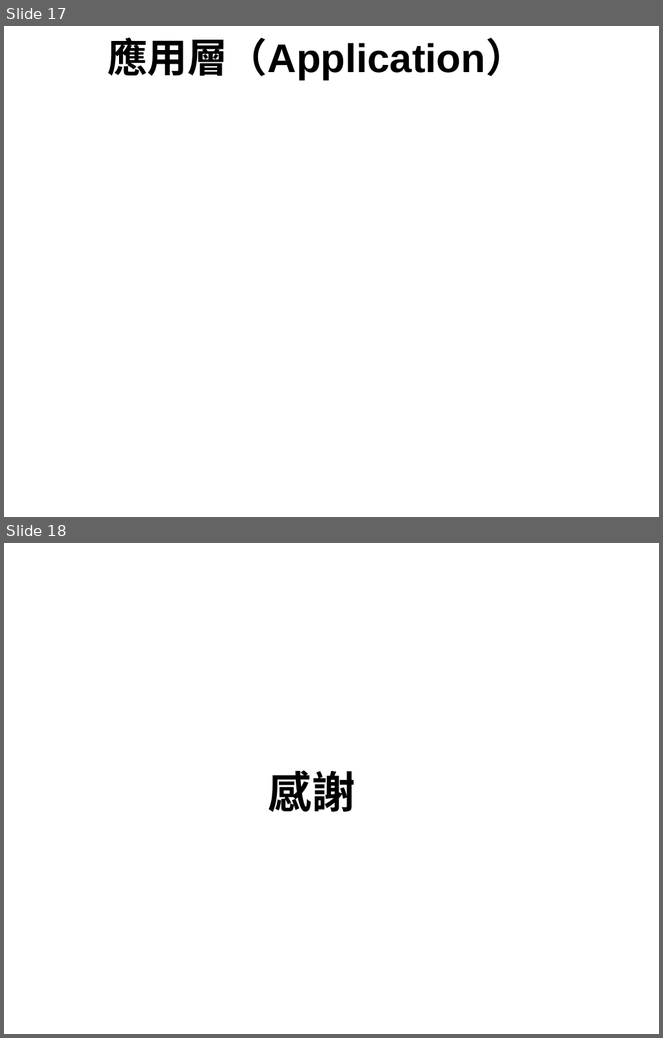
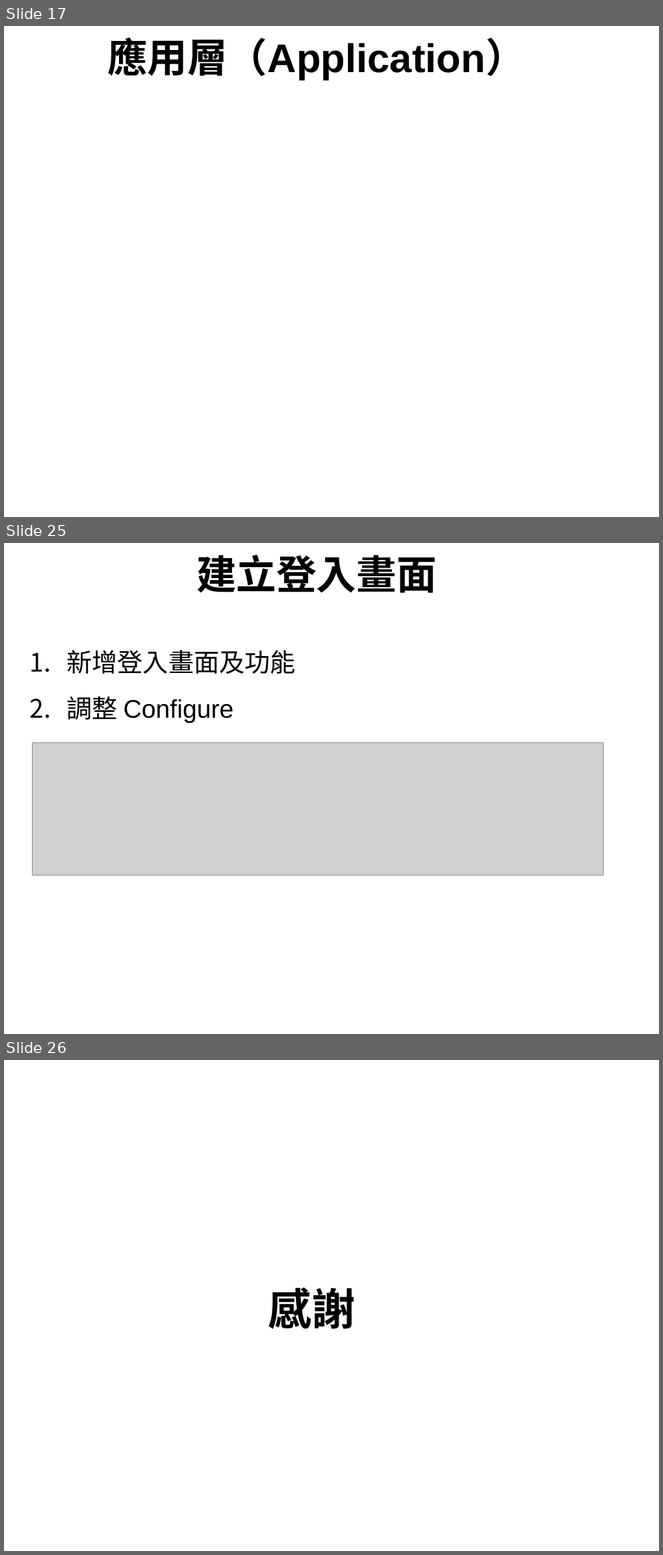
Before and after one commit to Sean2416/MarkDown, a slide deck: ABP.ppt. Shown one above the other, each under a label of ours: slides 17 and 18 before the commit, slides 17, 25 and 26 after it; the slides between them are not shown. The pictures are 663x1038 and 663x1555 pixels, drawn with LibreOffice and Linux fonts; fonts in the diff are those of the drawing; grey boxes stand for pictures; background and template pictures are left out. Boxes give left, top, right and bottom in pixels: in the first picture for what was removed or moved away, otherwise in the second. Text is boxed around its words. In the diff, an @@ line names an element or a change of style, - is before the commit and + after.

```diff
--- a/ABP.ppt
+++ b/ABP.ppt
@@ slide 25 added at (4, 543, 659, 1034), background picture (left out) @@
@@ text added at (196, 555, 437, 593), 44 pt, text #000000, bold @@
+建立登入畫面
@@ text added at (67, 650, 296, 723), 28 pt, text #000000 @@
+  1. 新增登入畫面及功能
+  2. 調整 Configure
@@ picture added at (32, 743, 603, 875) @@
@@ page number added at (631, 1010, 659, 1034), 12 pt, text #FFFFFF @@
+25
@@ what was slide 18 is now slide 26 @@
```
Also in this commit, not shown: 7 other slides added, 1 other file.
